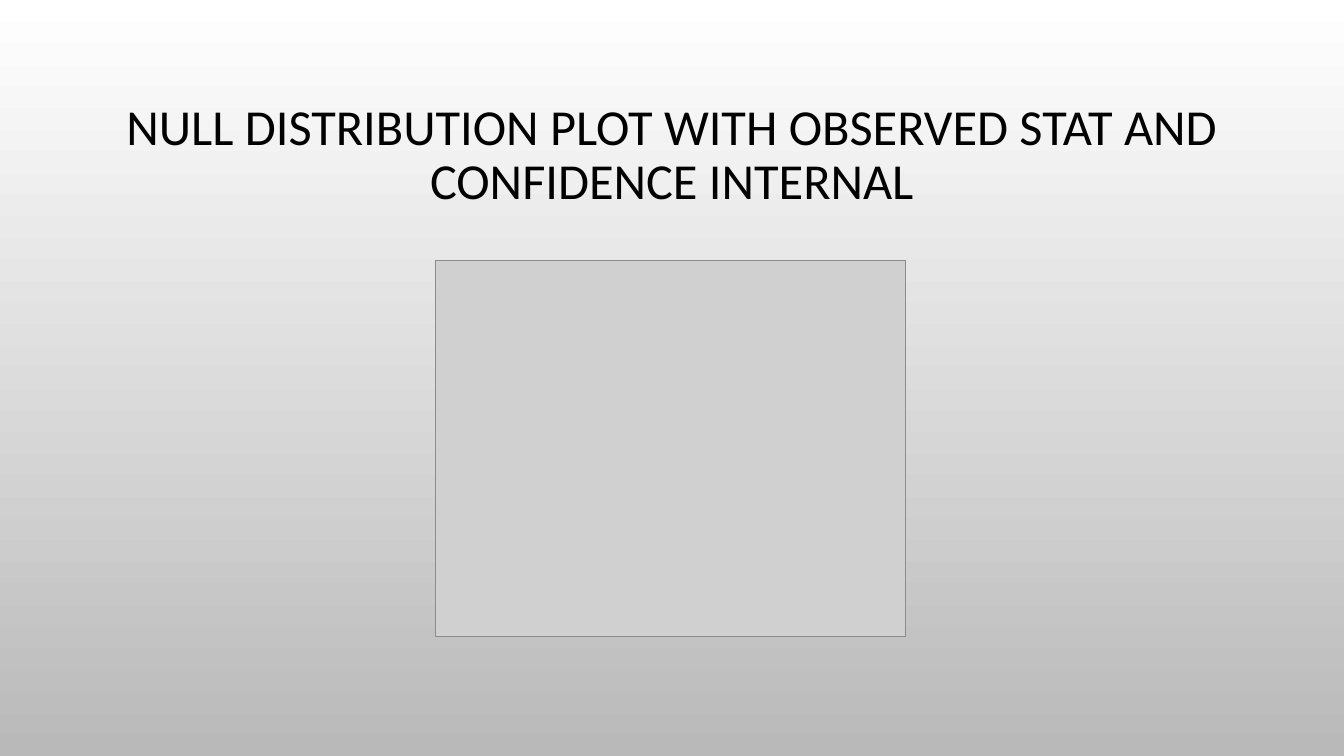
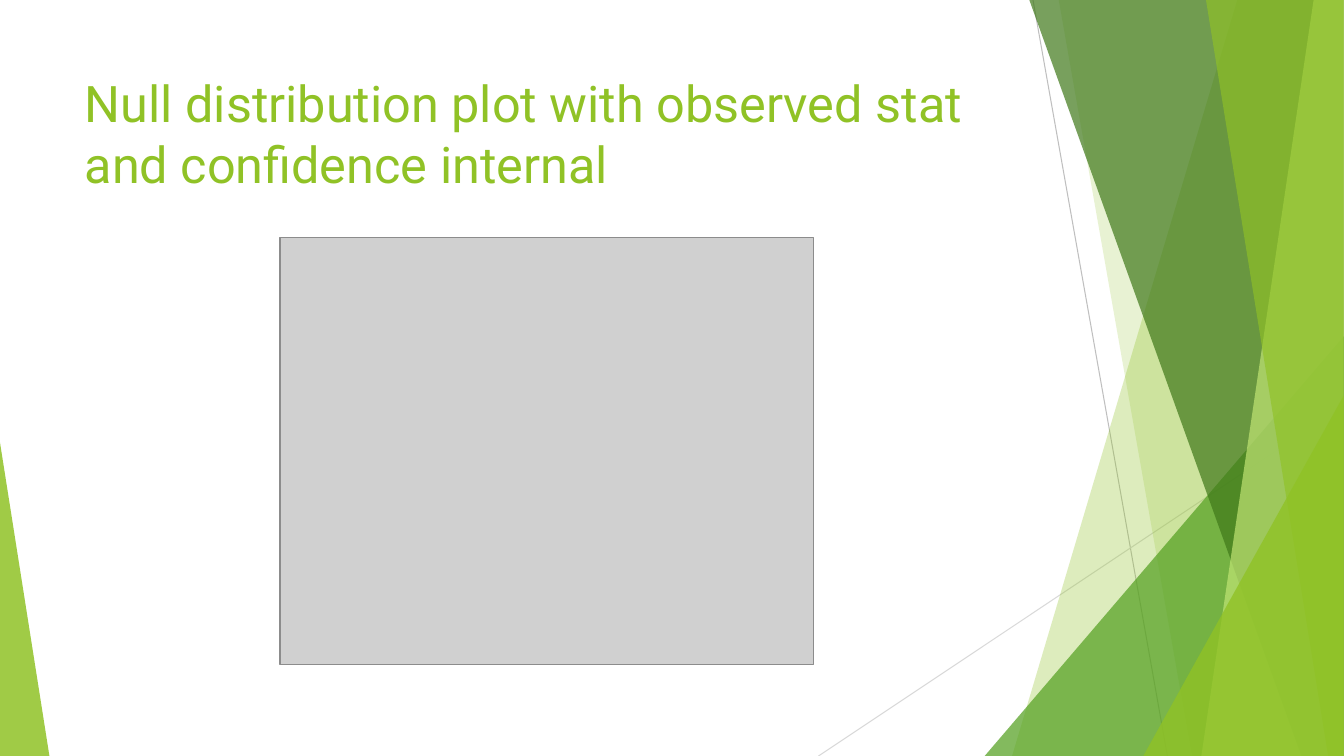
Before and after one commit to himalayahall/CUNY-DATA606, a slide deck: slide 12 of Project/Hakim-Project.pptx. Drawn at 1344x756 pixels with LibreOffice and Linux fonts; fonts in the diff are those of the drawing; grey boxes stand for pictures; background and template pictures are left out. Boxes give left, top, right and bottom in pixels: in the first picture for what was removed or moved away, otherwise in the second. Text is boxed around its words. In the diff, an @@ line names an element or a change of style, - is before the commit and + after.

```diff
--- a/Project/Hakim-Project.pptx
+++ b/Project/Hakim-Project.pptx
@@ background picture (left out) to #FFFFFF @@
@@ title "Null distribution plot with observed ..." at [85,84,962,184]: vertical alignment middle to top @@
@@ title at [85,84,962,184]: text changed; font Calibri to Roboto; text colour #000000 to #90C226 @@
-NULL DISTRIBUTION PLOT WITH OBSERVED STAT AND CONFIDENCE INTERNAL
+Null distribution plot with observed stat and confidence internal
@@ picture: place and size @@
-picture at [436,260,906,637]
+picture at [280,238,814,665]
@@ group added at [0,0,1344,756]: 5 freeform shapes, 3 triangles, 2 lines @@
```
Also in this commit, not shown: 15 other slides changed, 1 slide added, 1 slide removed, 2 other files.
